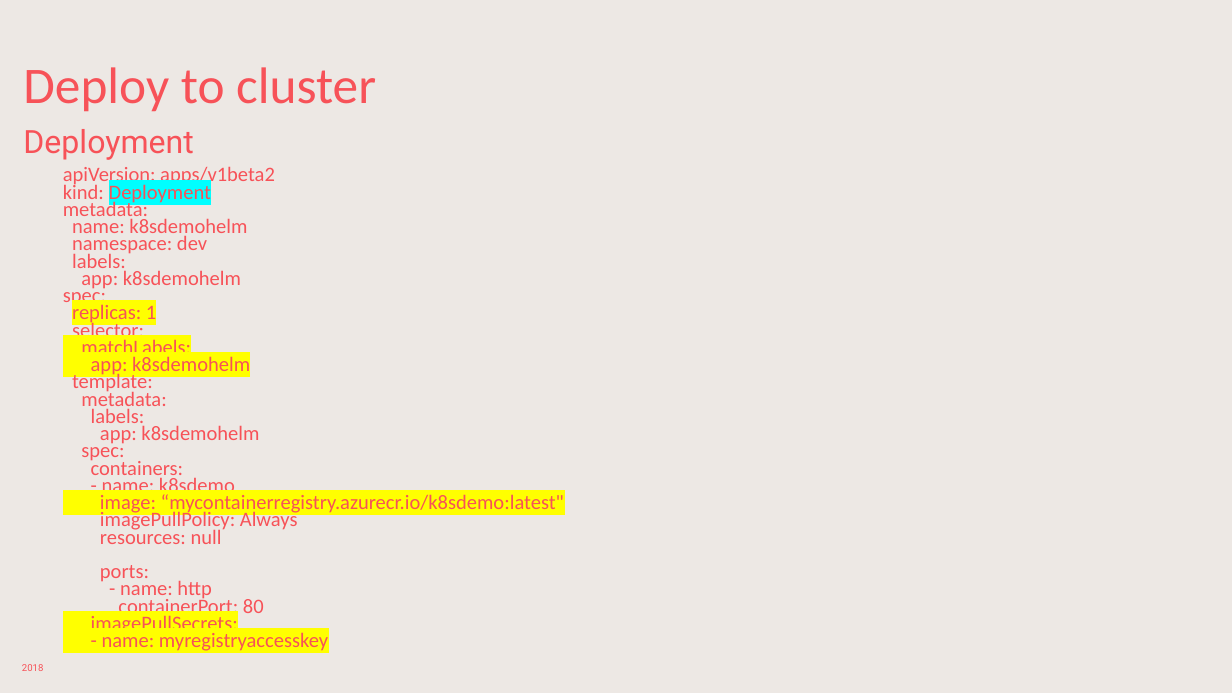
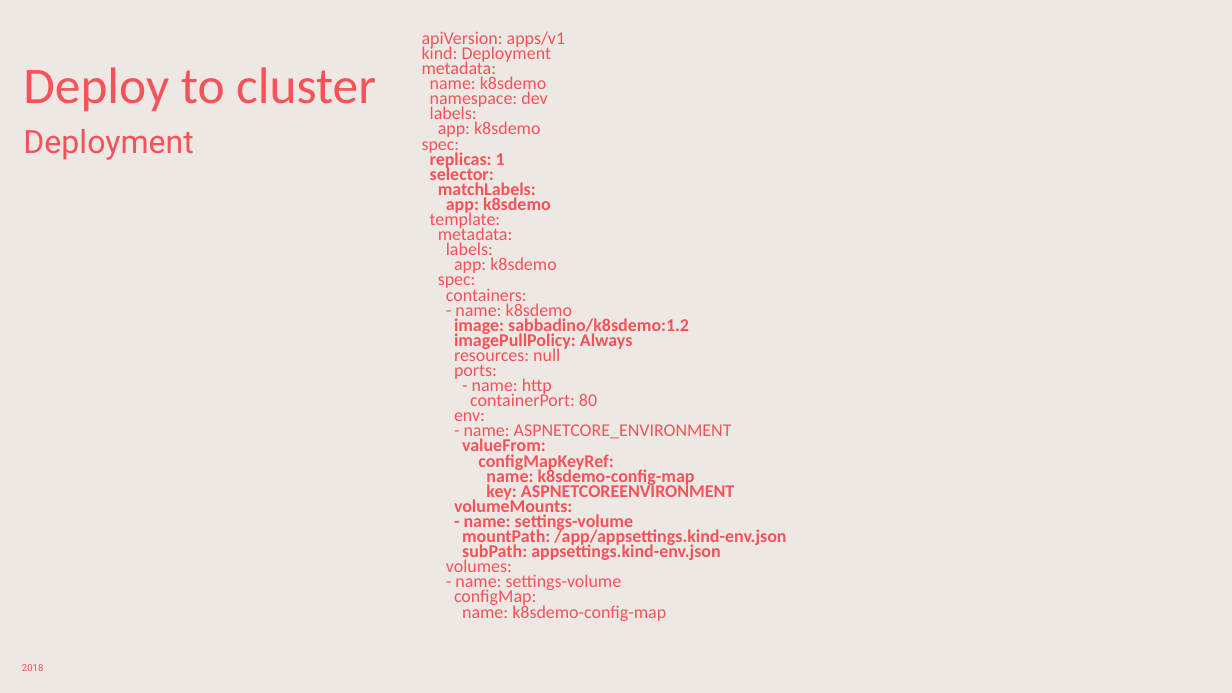
Before and after one commit to sabbadino/deltatre-community-meetups-session-3, a slide deck: slide 18 of K8s-basic.pptx. Drawn at 1232x693 pixels with LibreOffice and Linux fonts; fonts in the diff are those of the drawing; background and template pictures are left out. Boxes give left, top, right and bottom in pixels: in the first picture for what was removed or moved away, otherwise in the second. Text is boxed around its words. In the diff, an @@ line names an element or a change of style, - is before the commit and + after.

```diff
--- a/K8s-basic.pptx
+++ b/K8s-basic.pptx
@@ text "apiVersion: apps/v1": place and size @@
-text "apiVersion: apps/v1" at <box>63,167,564,651</box>
+text "apiVersion: apps/v1" at <box>422,31,786,621</box>
@@ text at <box>422,31,566,49</box>: text changed; size 32 to 28 pt @@
-apiVersion: apps/v1beta2
+apiVersion: apps/v1
@@ text at <box>422,44,633,406</box>: size 32 to 28 pt in "kind: Deployment", "metadata:", "namespace: dev", "labels:" and 15 more places; highlight #00FFFF to none in "Deployment"; highlight #FFFF00 to none in "replicas: 1", "matchLabels:"; bold on in "replicas: 1", "selector:", "matchLabels:", "imagePullPolicy: Always" @@
@@ text at <box>430,76,546,95</box>: text changed; size 32 to 28 pt @@
-name: k8sdemohelm
+name: k8sdemo
@@ text at <box>438,121,540,137</box>: text changed; size 32 to 28 pt @@
-app: k8sdemohelm
+app: k8sdemo
@@ text at <box>446,197,551,215</box>: text changed; size 32 to 28 pt; bold on @@
-app: k8sdemohelm
+app: k8sdemo
@@ text at <box>454,257,556,273</box>: text changed; size 32 to 28 pt @@
-app: k8sdemohelm
+app: k8sdemo
@@ text at <box>454,318,689,336</box>: text changed; size 32 to 28 pt; bold on @@
-image: “mycontainerregistry.azurecr.io/k8sdemo:latest"
+image: sabbadino/k8sdemo:1.2
@@ text at <box>446,412,786,621</box>: text changed; size 32 to 28 pt; bold on @@
-imagePullSecrets:
-- name: myregistryaccesskey
+env:
+- name: ASPNETCORE_ENVIRONMENT
+valueFrom:
+configMapKeyRef:
+name: k8sdemo-config-map
+key: ASPNETCOREENVIRONMENT
+volumeMounts:
+- name: settings-volume
+mountPath: /app/appsettings.kind-env.json
+subPath: appsettings.kind-env.json
+volumes:
+- name: settings-volume
+configMap:
+name: k8sdemo-config-map
```
Also in this commit, not shown: 8 other slides changed, 1 slide added, 29 other files.
